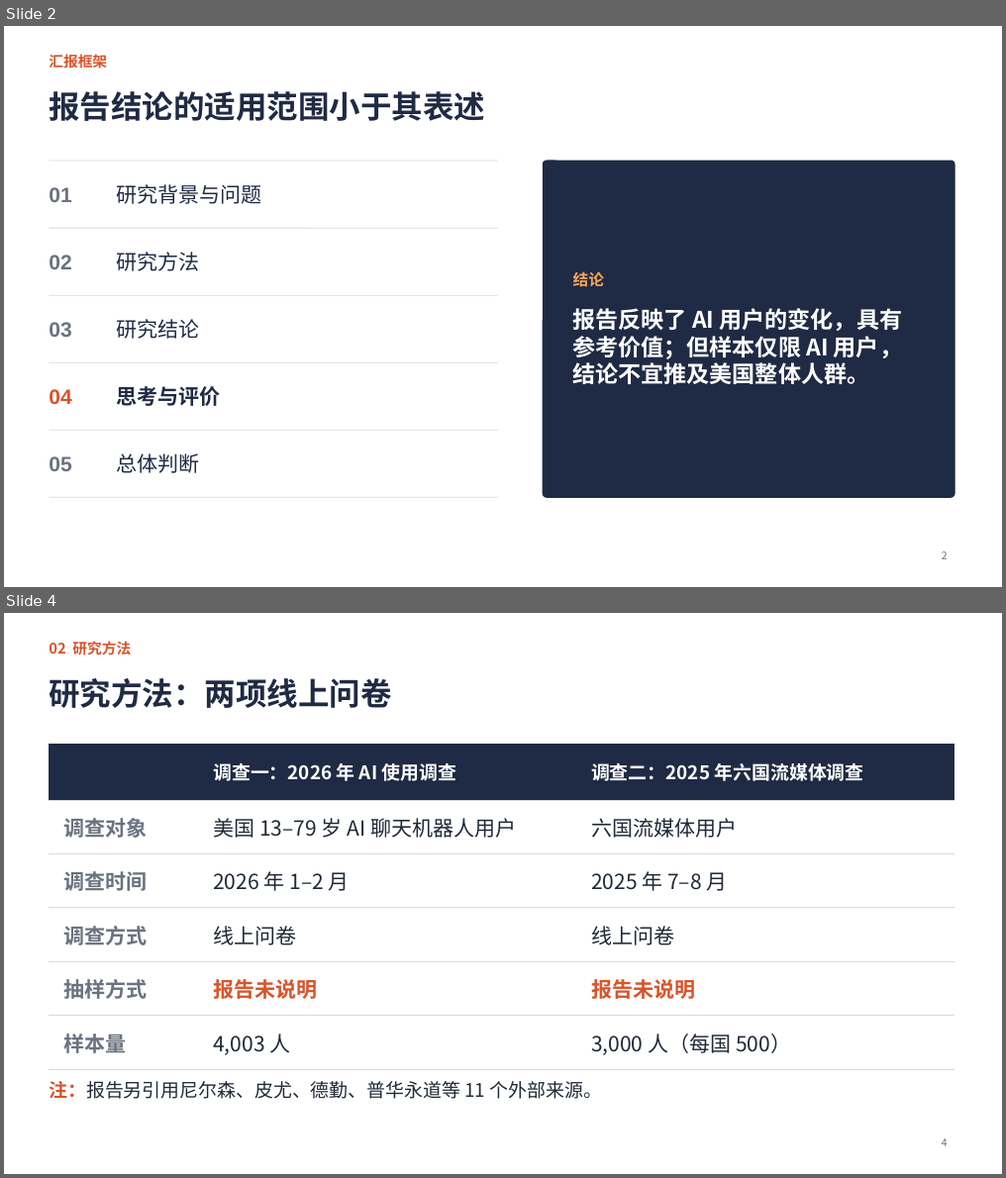
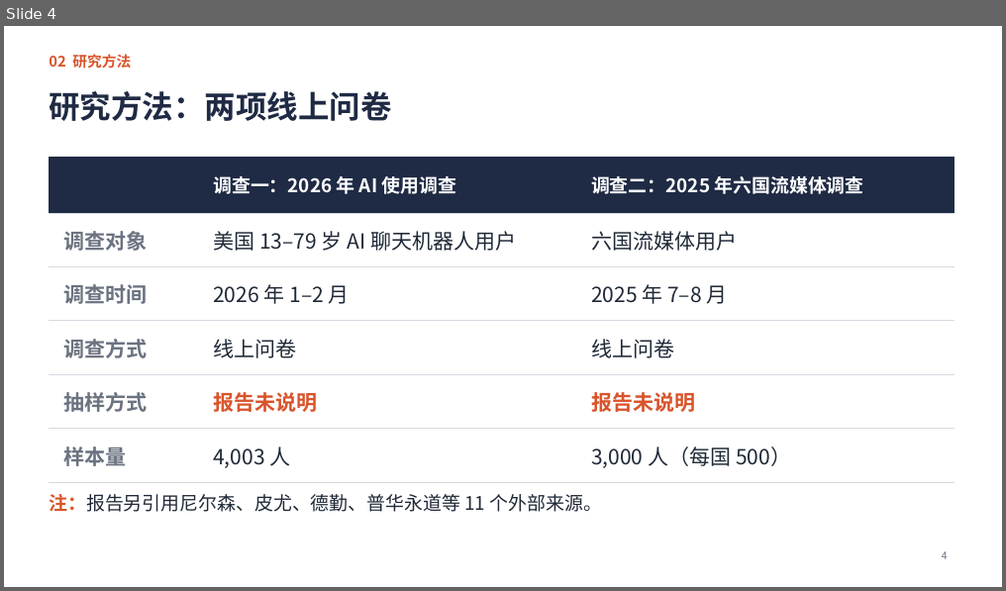
Before and after one commit to jayleo113/ppt, a slide deck: Gracenote报告解读_课堂汇报.pptx. Shown one above the other, each under a label of ours: slides 2 and 4 before the commit, slide 4 after it; the slides between them are not shown. The pictures are 1006x1178 and 1006x591 pixels, drawn with LibreOffice and Linux fonts; fonts in the diff are those of the drawing. Boxes give left, top, right and bottom in pixels: in the first picture for what was removed or moved away, otherwise in the second. Text is boxed around its words. In the diff, an @@ line names an element or a change of style, - is before the commit and + after.

```diff
--- a/Gracenote报告解读_课堂汇报.pptx
+++ b/Gracenote报告解读_课堂汇报.pptx
@@ slide 2 removed at (4,26,1002,587), background #FFFFFF @@
@@ text removed at (49,54,107,69) @@
-汇报框架
@@ title removed at (49,91,485,121) @@
-报告结论的适用范围小于其表述
@@ line removed from (49, 161) to (498, 161) @@
@@ rounded rectangle removed at (543,161,954,497) @@
@@ text removed at (49,187,71,202) @@
-01
@@ text removed at (116,184,261,204) @@
-研究背景与问题
@@ line removed from (49, 228) to (498, 228) @@
@@ text removed at (49,255,71,270) @@
-02
@@ text removed at (116,252,199,272) @@
-研究方法
@@ text removed at (573,272,902,384) @@
-结论
-报告反映了 AI 用户的变化，具有参考价值；但样本仅限 AI 用户，结论不宜推及美国整体人群。
@@ line removed from (49, 295) to (498, 295) @@
@@ text removed at (49,322,71,337) @@
-03
@@ text removed at (116,319,199,339) @@
-研究结论
@@ line removed from (49, 363) to (498, 363) @@
@@ text removed at (49,389,71,404) @@
-04
@@ text removed at (116,386,220,406) @@
-思考与评价
@@ line removed from (49, 430) to (498, 430) @@
@@ text removed at (49,457,71,472) @@
-05
@@ text removed at (116,454,199,473) @@
-总体判断
@@ line removed from (49, 497) to (498, 497) @@
@@ page number removed at (942,552,947,560) @@
-2
```
Also in this commit, not shown: 7 slides changed, 1 slide added, 5 other files.
